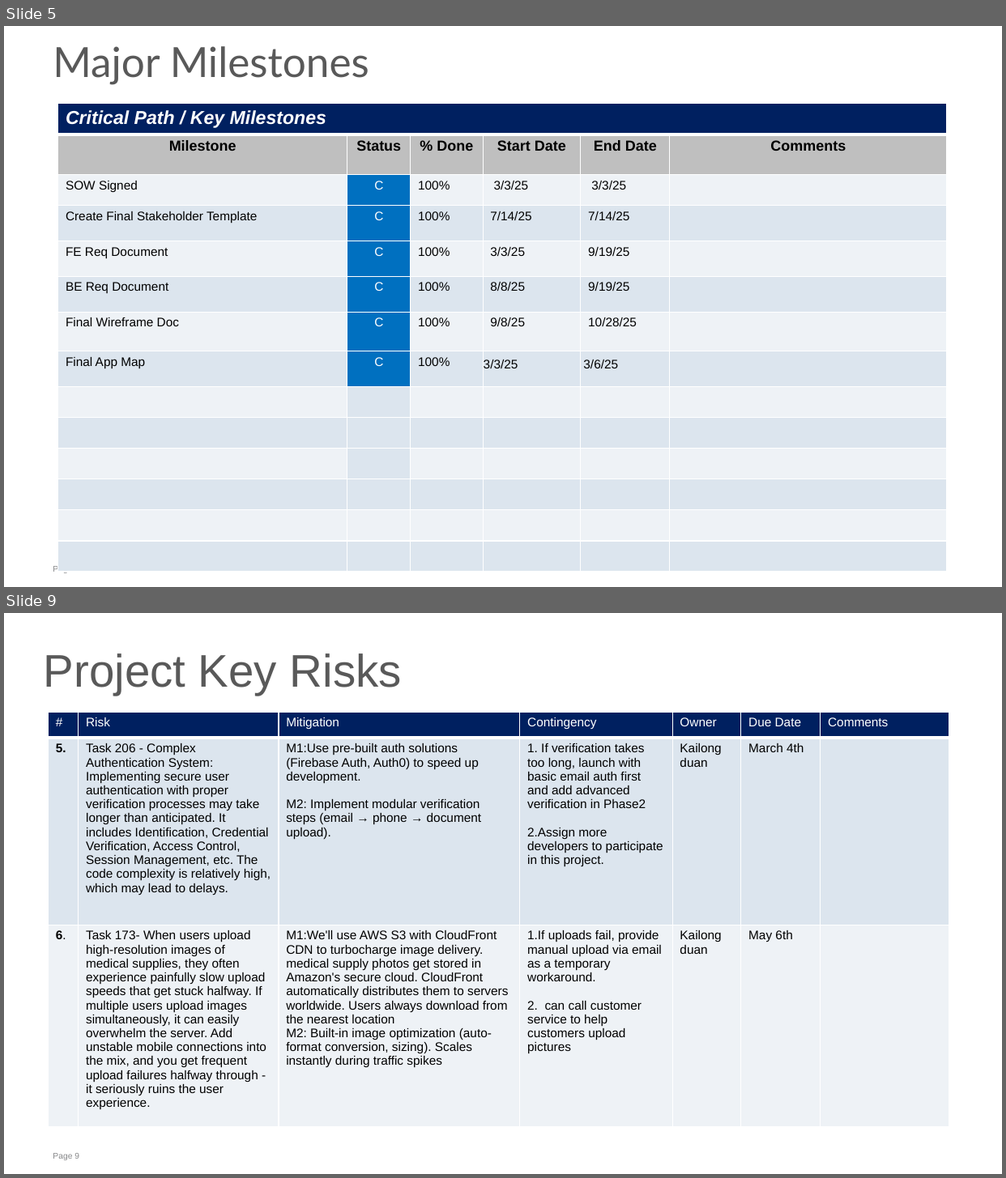
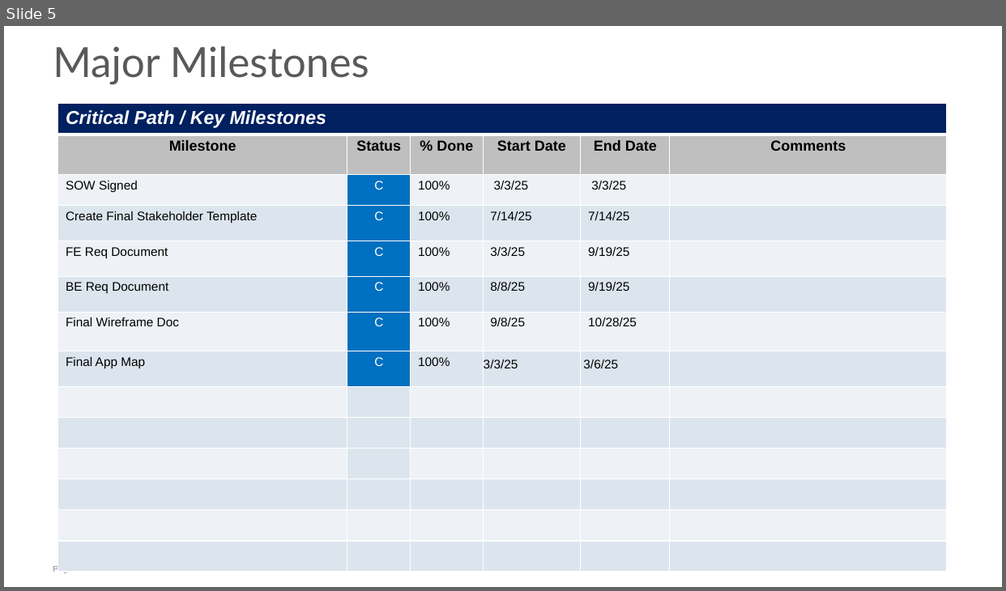
Before and after one commit to dkl520/cs7315_project, a slide deck: 4/group2 - pro4.pptx. Shown one above the other, each under a label of ours: slides 5 and 9 before the commit, slide 5 after it; the slides between them are not shown. The pictures are 1006x1178 and 1006x591 pixels, drawn with LibreOffice and Linux fonts; fonts in the diff are those of the drawing. Boxes give left, top, right and bottom in pixels: in the first picture for what was removed or moved away, otherwise in the second. Text is boxed around its words. In the diff, an @@ line names an element or a change of style, - is before the commit and + after.

```diff
--- a/4/group2 - pro4.pptx
+++ b/4/group2 - pro4.pptx
@@ slide 9 removed at (x1=4, y1=613, x2=1002, y2=1174), background #FFFFFF; not listed: 1 template element that a slide beside it also shows @@
@@ text removed at (x1=44, y1=653, x2=402, y2=696) @@
-Project Key Risks
@@ table removed at (x1=49, y1=712, x2=948, y2=1127), 3 rows, 7 columns @@
-# | Risk | Mitigation | Contingency | Owner | Due Date | Comments
-5. | Task 206 - Complex Authentication System: Implementing secure user authentication with proper verification processes may take longer than anticipated. It includes Identification, Credential Verification, Access Control, Session Management, etc. The code complexity is relatively high, which may lead to delays. | M1:Use pre-built auth solutions (Firebase Auth, Auth0) to speed up development. / M2: Implement modular verification steps (email → phone → document upload). | 1. If verification takes too long, launch with basic email auth first and add advanced verification in Phase2 / 2.Assign more developers to participate in this project. | Kailong duan | March 4th | 
-6. | Task 173- When users upload high-resolution images of medical supplies, they often experience painfully slow upload speeds that get stuck halfway. If multiple users upload images simultaneously, it can easily overwhelm the server. Add unstable mobile connections into the mix, and you get frequent upload failures halfway through - it seriously ruins the user experience. | M1:We'll use AWS S3 with CloudFront CDN to turbocharge image delivery. medical supply photos get stored in Amazon's secure cloud. CloudFront automatically distributes them to servers worldwide. Users always download from the nearest location / M2: Built-in image optimization (auto-format conversion, sizing). Scales instantly during traffic spikes | 1.If uploads fail, provide manual upload via email as a temporary workaround. / 2. can call customer service to help customers upload pictures | Kailong duan | May 6th | 
```
Also in this commit, not shown: 7 slides changed, 5 other slides removed, 1 other file.
